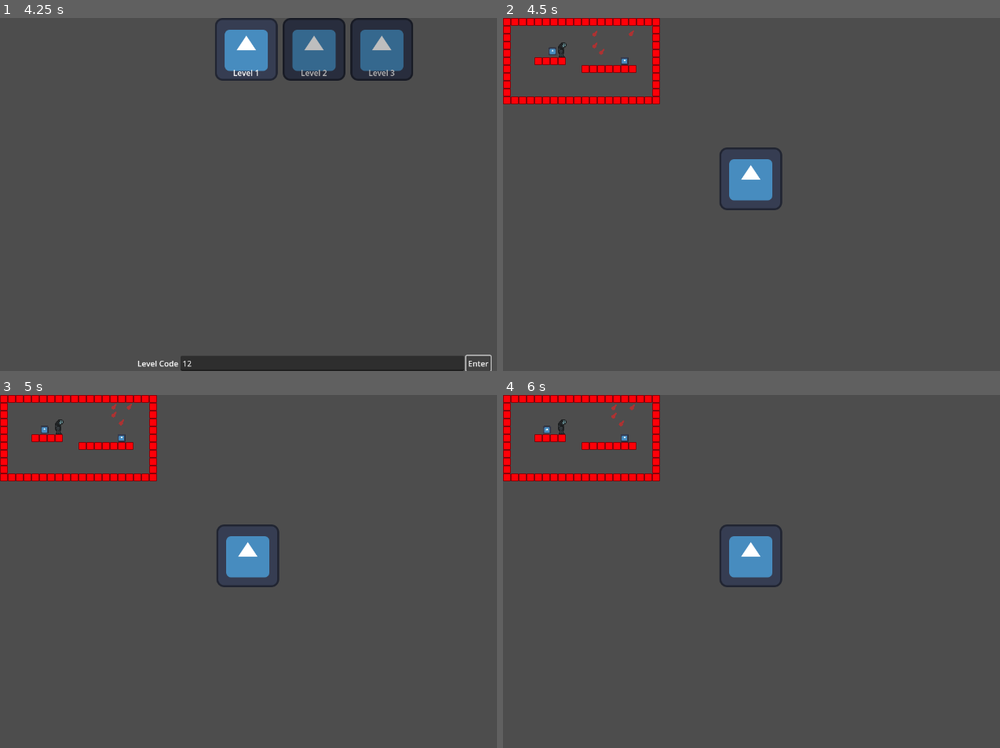
Above: before the commit, frames 1-4 (two rows, left to right).
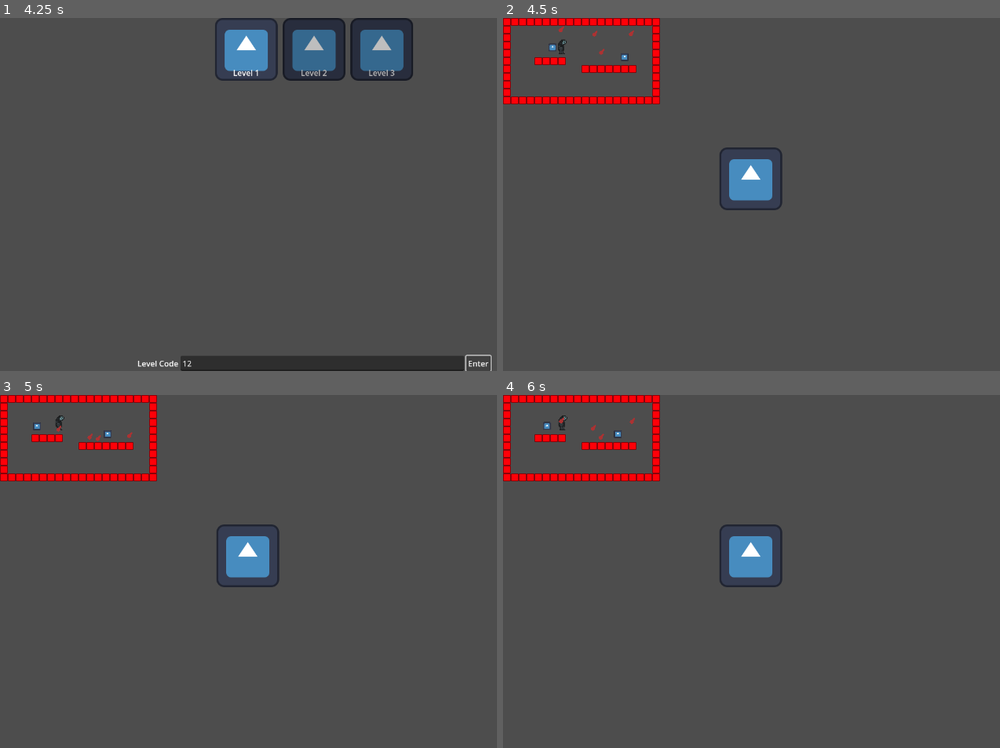
Above: after the commit, the same moments.

Repository: panorb/ludum-dare-56
Game: Godot game, scene res://world.tscn
Same seed, same stepped clock (60 frames per second), same inputs: the game is played once before the commit and once after it. The engine's default icon, where the game draws it, is replaced by a stand-in: a white triangle on a blue panel in a dark square.
Inputs (mouse positions are in pixels of both pictures, inside the frame that each line leads up to):
- Up to frame 1 (4.25 s): click "Select Level" at 0.5 s; click (323, 363) at 1.27 s; type "12" at 1.35 s; click "Enter" at 2 s; click "Enter" at 2.75 s; click "Enter" at 3.5 s
- Up to frame 2 (4.5 s): tap Enter at 4.25 s; move the mouse to (751, 49) at 4.27 s; click (751, 49) at 4.42 s
- Up to frame 3 (5 s): tap Space (ui_select) at 4.52 s
- Up to frame 4 (6 s): move the mouse to (691, 589) at 5.02 s; click (691, 589) at 5.17 s; tap Space (ui_select) at 5.27, 5.75 s; move the mouse to (880, 493) at 5.77 s; click (880, 493) at 5.92 s

Frame 1 is identical in both runs. In frame 2, 0.1% of the frame differs, in the area x 9-26%, y 2-14%; in frame 3, 0.2%, in the area x 6-27%, y 2-14%; in frame 4, 0.2%.
Error before the commit: Invalid call. Nonexistent function '_step_internal' in base 'Node2D'. (res://game/simulation/simulation_state.gd:81)

Commit message:
Some stuff I did

Diff:
--- a/godot/entities/test_entity.tscn
+++ b/godot/entities/test_entity.tscn
@@ -9,3 +9,4 @@
 [node name="Sprite2D" type="Sprite2D" parent="."]
 scale = Vector2(0.125, 0.125)
 texture = ExtResource("1_bndxf")
+offset = Vector2(0, -64)
--- /dev/null
+++ b/godot/entities/thrower.gd
@@ -0,0 +1,12 @@
+extends Entity
+
+func _ready() -> void:
+	# pass # Replace with function body.
+	target_position = position
+	actual_position = position
+
+func step(x, y, items_future, entities_now, entities_future, level_structure):
+	move_to(x, y, entities_future)
+	if items_future[y][x].size() > 0:
+		var item = items_future[y][x].pop_front()
+		item.throw()
--- a/godot/entities/thrower.tscn
+++ b/godot/entities/thrower.tscn
@@ -1,9 +1,11 @@
-[gd_scene load_steps=2 format=3 uid="uid://bx483tkmsru1x"]
+[gd_scene load_steps=3 format=3 uid="uid://bx483tkmsru1x"]
 
 [ext_resource type="Texture2D" uid="uid://phaunf4xuqvw" path="res://entities/thrower.png" id="1_acq3f"]
+[ext_resource type="Script" path="res://entities/thrower.gd" id="1_mhf0h"]
 
 [node name="Thrower" type="Node2D"]
+script = ExtResource("1_mhf0h")
 
-[node name="Thrower" type="Sprite2D" parent="."]
+[node name="Sprite2D" type="Sprite2D" parent="."]
 position = Vector2(0, -32)
 texture = ExtResource("1_acq3f")
--- a/godot/items/test_item.gd
+++ b/godot/items/test_item.gd
@@ -1,6 +1,6 @@
 extends Item
 
-@onready var current_state : ItemState = $States/StateThrown
+@onready var current_state : ItemState = $States/StateNormal
 @onready var states = $States
 
 func easing_function(x:
@@ -26,3 +26,8 @@
 
 func step(x, y, items_now, items_future, level_structure):
 	current_state.step(x, y, items_now, items_future, level_structure)
+
+func throw():
+	current_state = $States/StateThrown
+
+	# current_state.initialize(self)
--- a/godot/levels/test_level.tscn
+++ b/godot/levels/test_level.tscn
@@ -27,12 +27,12 @@
 position = Vector2(248, 88)
 
 [node name="Thrower" parent="Entities" instance=ExtResource("3_bfcsx")]
-position = Vector2(119, 80)
+position = Vector2(119, 74)
 
 [node name="Items" type="Node2D" parent="."]
 
 [node name="TestItem" parent="Items" instance=ExtResource("3_s860r")]
-position = Vector2(187, 56)
+position = Vector2(119, 23)
 
 [node name="TestItem2" parent="Items" instance=ExtResource("3_s860r")]
 position = Vector2(201, 69)
Not shown: 1 places in godot/entities/test_entity.tscn that only renumber resources
Not shown: 1 places in godot/levels/test_level.tscn that only renumber resources
